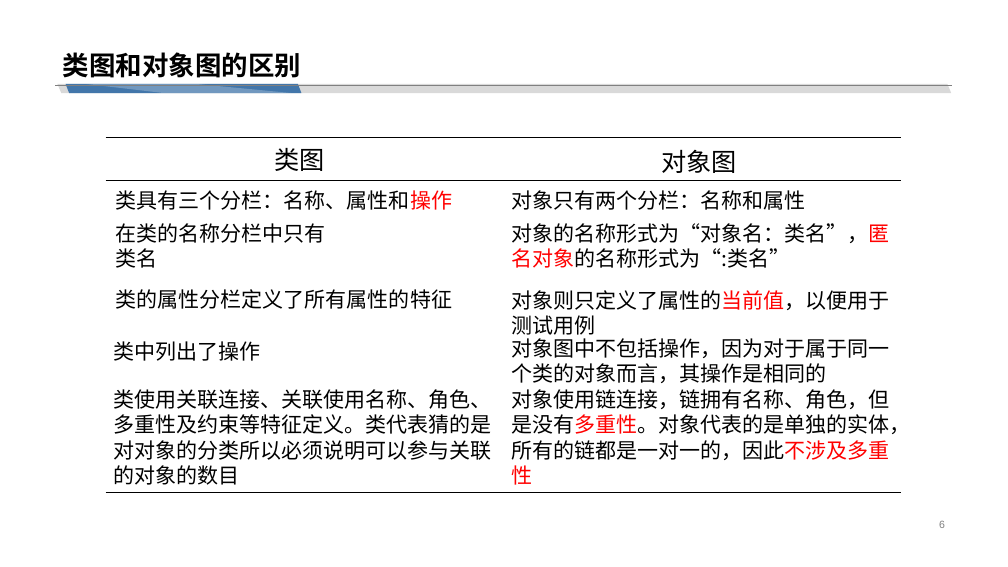
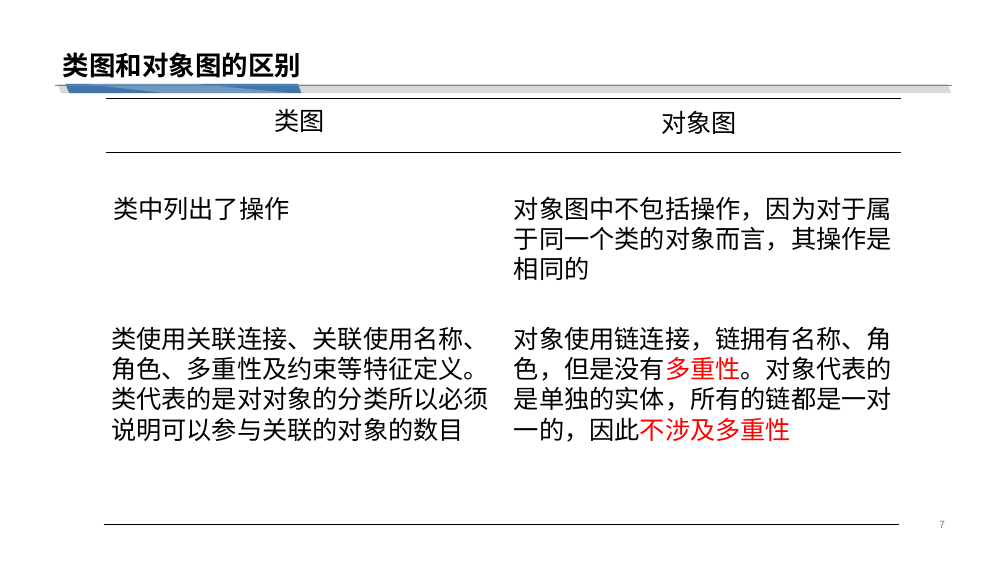
Before and after one commit to cchello/PRD2018-G01, a slide deck: slide 7 of 非受控文档/翻转PPT/UML基础III_对象图_构件图_包图.pptx (slide 6 before the commit). Drawn at 1008x567 pixels with LibreOffice and Linux fonts; fonts in the diff are those of the drawing. Boxes give left, top, right and bottom in pixels: in the first picture for what was removed or moved away, otherwise in the second. Text is boxed around its words. In the diff, an @@ line names an element or a change of style, - is before the commit and + after.

```diff
--- a/非受控文档/翻转PPT/UML基础III_对象图_构件图_包图.pptx
+++ b/非受控文档/翻转PPT/UML基础III_对象图_构件图_包图.pptx
@@ 2 texts, 1 line: place and size @@
-2 texts, 1 line at bbox=[106, 138, 901, 173]
+2 texts, 1 line at bbox=[106, 98, 901, 134]
@@ line moved from (106, 181) - (901, 181) to (106, 153) - (901, 153) @@
@@ size 20 to 24 pt in 3 elements at bbox=[514, 326, 892, 442], bbox=[514, 196, 892, 280], bbox=[113, 196, 289, 220] @@
@@ text "类中列出了操作": place and size @@
-text "类中列出了操作" at bbox=[113, 341, 260, 361]
+text "类中列出了操作" at bbox=[113, 196, 289, 220]
@@ text removed at bbox=[116, 190, 453, 210] @@
-类具有三个分栏：名称、属性和操作
@@ text "对象图中不包括操作，因为对于属于同一个类的对象而言，其操作是相同的": place and size @@
-text "对象图中不包括操作，因为对于属于同一个类的对象而言，其操作是相同的" at bbox=[511, 338, 890, 383]
+text "对象图中不包括操作，因为对于属于同一个类的对象而言，其操作是相同的" at bbox=[514, 196, 892, 280]
@@ text removed at bbox=[511, 190, 805, 210] @@
-对象只有两个分栏：名称和属性
@@ text removed at bbox=[116, 223, 326, 268] @@
-在类的名称分栏中只有类名
@@ text removed at bbox=[511, 223, 890, 268] @@
-对象的名称形式为“对象名：类名”，匿名对象的名称形式为“:类名”
@@ text removed at bbox=[116, 289, 453, 309] @@
-类的属性分栏定义了所有属性的特征
@@ text removed at bbox=[511, 290, 890, 335] @@
-对象则只定义了属性的当前值，以便用于测试用例
@@ text at bbox=[111, 327, 489, 441]: text changed; size 20 to 24 pt @@
-类使用关联连接、关联使用名称、角色、多重性及约束等特征定义。类代表猜的是对对象的分类所以必须说明可以参与关联的对象的数目
+类使用关联连接、关联使用名称、角色、多重性及约束等特征定义。类代表的是对对象的分类所以必须说明可以参与关联的对象的数目
@@ text "对象使用链连接，链拥有名称、角色，但是没有多重性。对象代表的是单独的实体，所有的链都是一对一的，因此不涉及多重性": place and size @@
-text "对象使用链连接，链拥有名称、角色，但是没有多重性。对象代表的是单独的实体，所有的链都是一对一的，因此不涉及多重性" at bbox=[511, 389, 911, 485]
+text "对象使用链连接，链拥有名称、角色，但是没有多重性。对象代表的是单独的实体，所有的链都是一对一的，因此不涉及多重性" at bbox=[514, 326, 892, 442]
@@ line moved from (106, 493) - (901, 493) to (104, 525) - (900, 525) @@
@@ page number at bbox=[939, 521, 945, 528]: text changed @@
-6
+7
```
Also in this commit, not shown: 26 other slides changed, 1 slide added.
